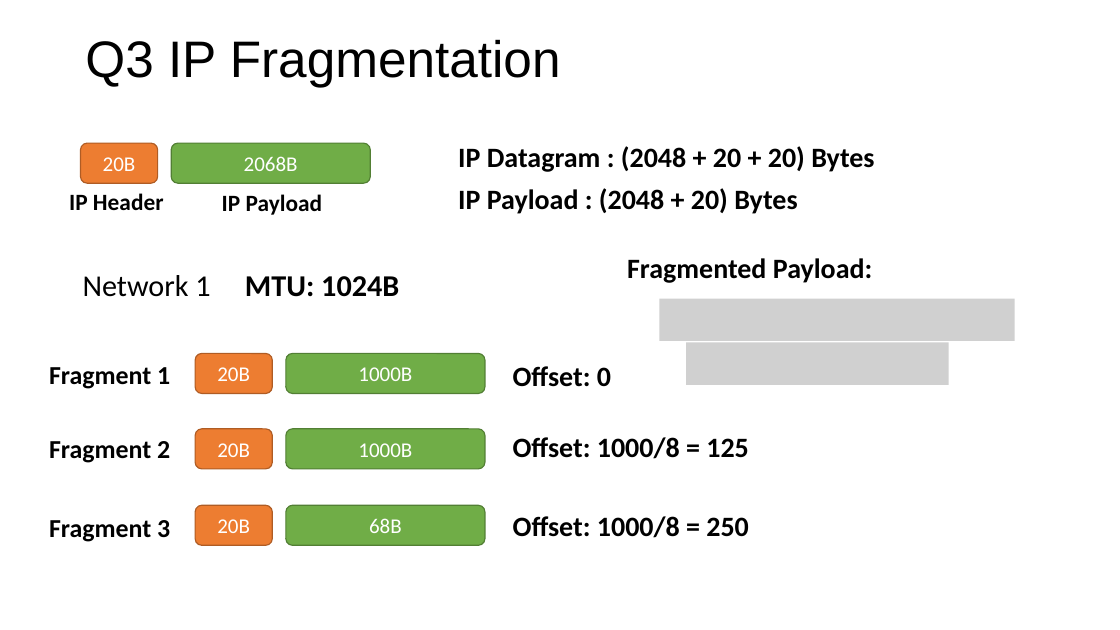
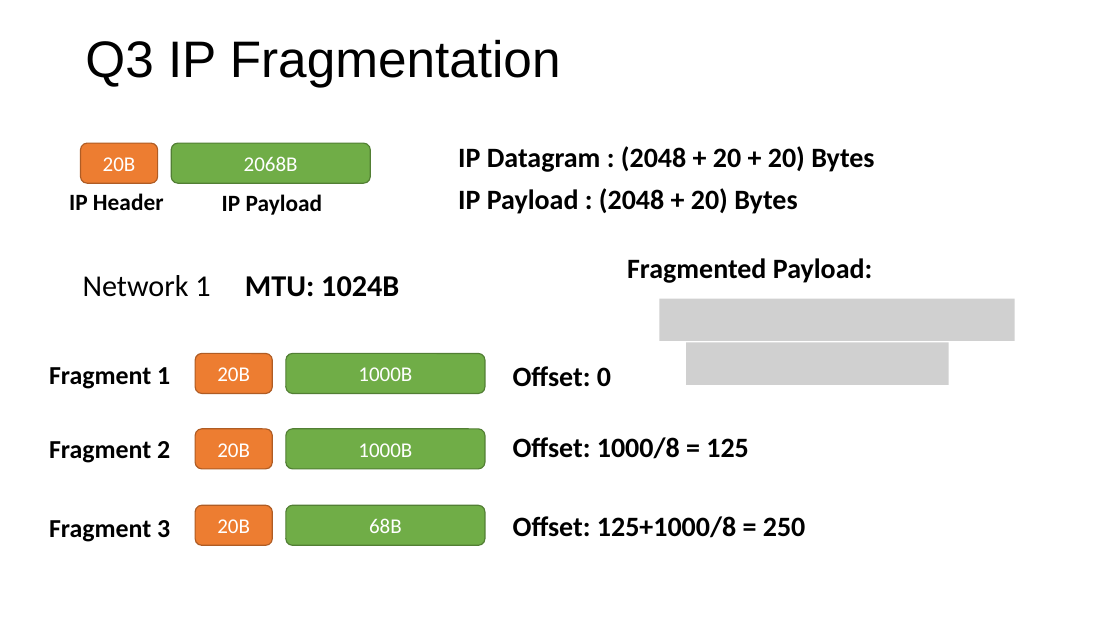
Before and after one commit to henryhxu/CSCI4430-ESTR4120, a slide deck: slide 5 of tutorial/T09/tut09.pptx. Drawn at 1120x630 pixels with LibreOffice and Linux fonts; fonts in the diff are those of the drawing; grey boxes stand for pictures. Boxes give left, top, right and bottom in pixels: in the first picture for what was removed or moved away, otherwise in the second. Text is boxed around its words. In the diff, an @@ line names an element or a change of style, - is before the commit and + after.

```diff
--- a/tutorial/T09/tut09.pptx
+++ b/tutorial/T09/tut09.pptx
@@ text at [513,516,806,538]: text changed @@
-Offset: 1000/8 = 250
+Offset: 125+1000/8 = 250
```
Also in this commit, not shown: 2 other slides changed.
